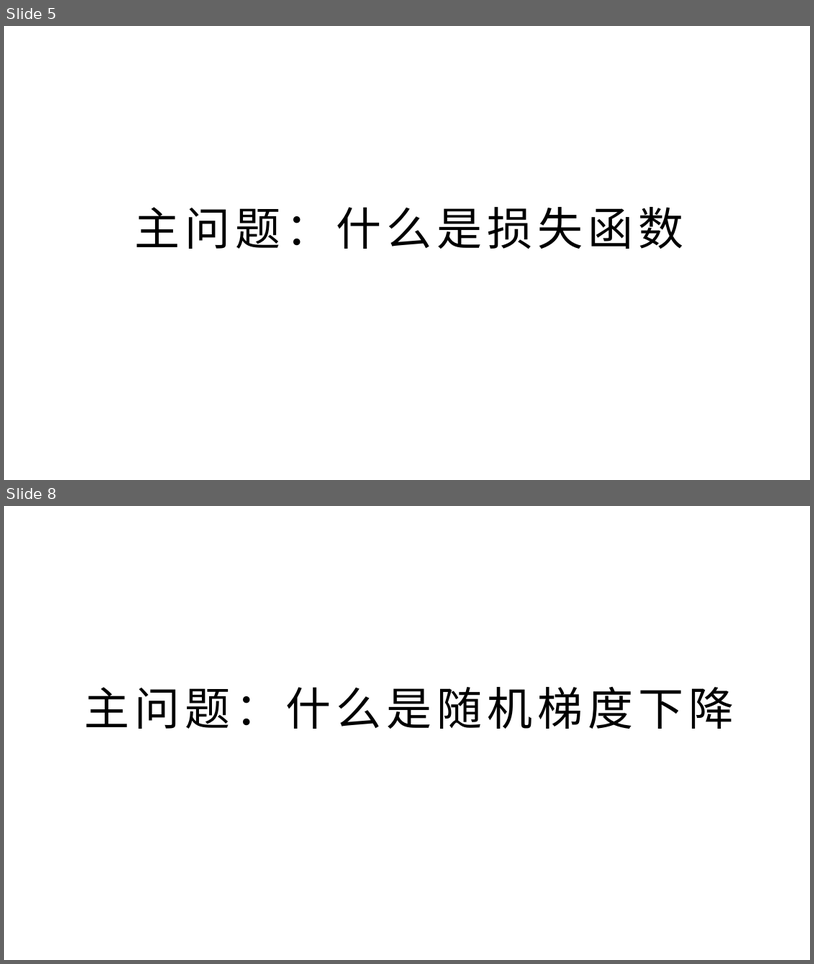
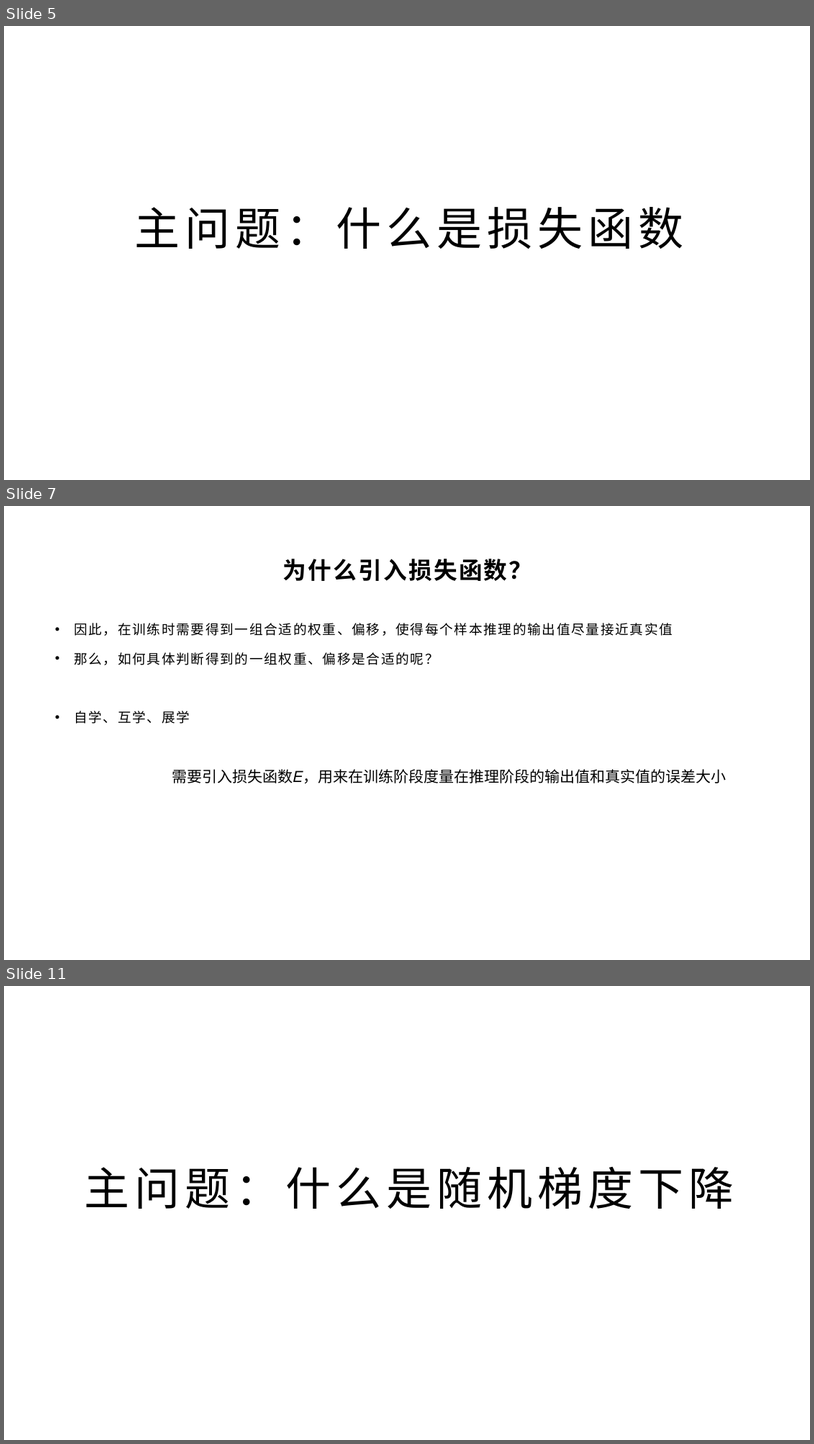
Before and after one commit to yyc-git/DeepLearningEdu, a slide deck: lessons/2_gender_analyze/ppt/“判断性别”Demo需求分析和初步设计（下1）.pptx. Shown one above the other, each under a label of ours: slides 5 and 8 before the commit, slides 5, 7 and 11 after it; the slides between them are not shown. The pictures are 814x964 and 814x1444 pixels, drawn with LibreOffice and Linux fonts; fonts in the diff are those of the drawing; background and template pictures are left out. Boxes give left, top, right and bottom in pixels: in the first picture for what was removed or moved away, otherwise in the second. Text is boxed around its words. In the diff, an @@ line names an element or a change of style, - is before the commit and + after.

```diff
--- a/lessons/2_gender_analyze/ppt/“判断性别”Demo需求分析和初步设计（下1）.pptx
+++ b/lessons/2_gender_analyze/ppt/“判断性别”Demo需求分析和初步设计（下1）.pptx
@@ slide 7 added at bbox=[4, 506, 810, 960], background picture (left out) @@
@@ title added at bbox=[283, 559, 532, 581], 28 pt, text #000000, bold @@
+为什么引入损失函数？
@@ text added at bbox=[74, 623, 673, 723], 16 pt, text #000000 @@
+• 因此，在训练时需要得到一组合适的权重、偏移，使得每个样本推理的输出值尽量接近真实值
+• 那么，如何具体判断得到的一组权重、偏移是合适的呢？
+• 自学、互学、展学
@@ text added at bbox=[172, 769, 726, 783], 18 pt, text #000000 @@
+需要引入损失函数𝐸，用来在训练阶段度量在推理阶段的输出值和真实值的误差大小
@@ what was slide 8 is now slide 11 @@
```
Also in this commit, not shown: 4 slides changed, 2 other slides added, 1 slide removed, 14 other files.
